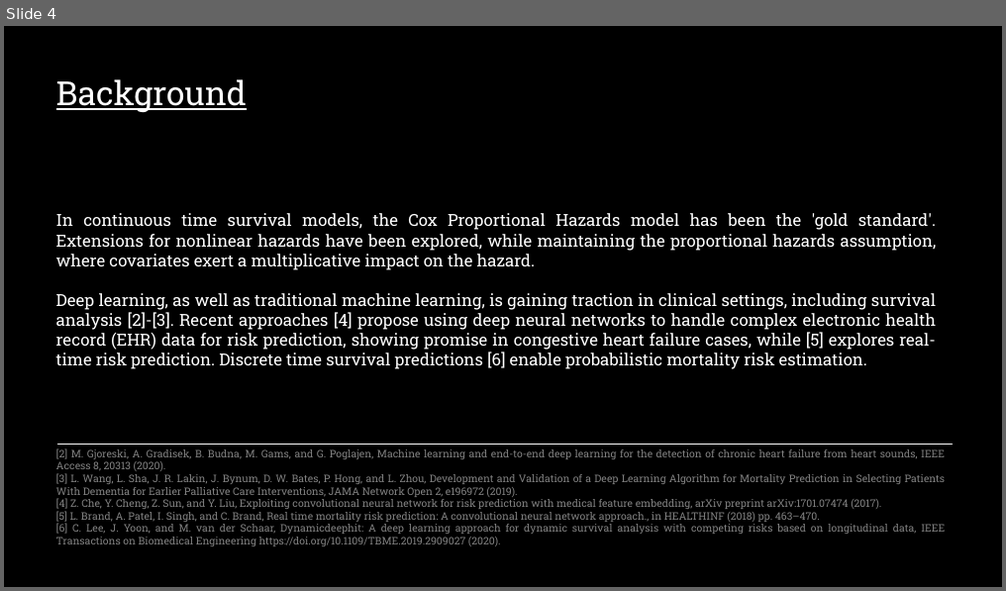
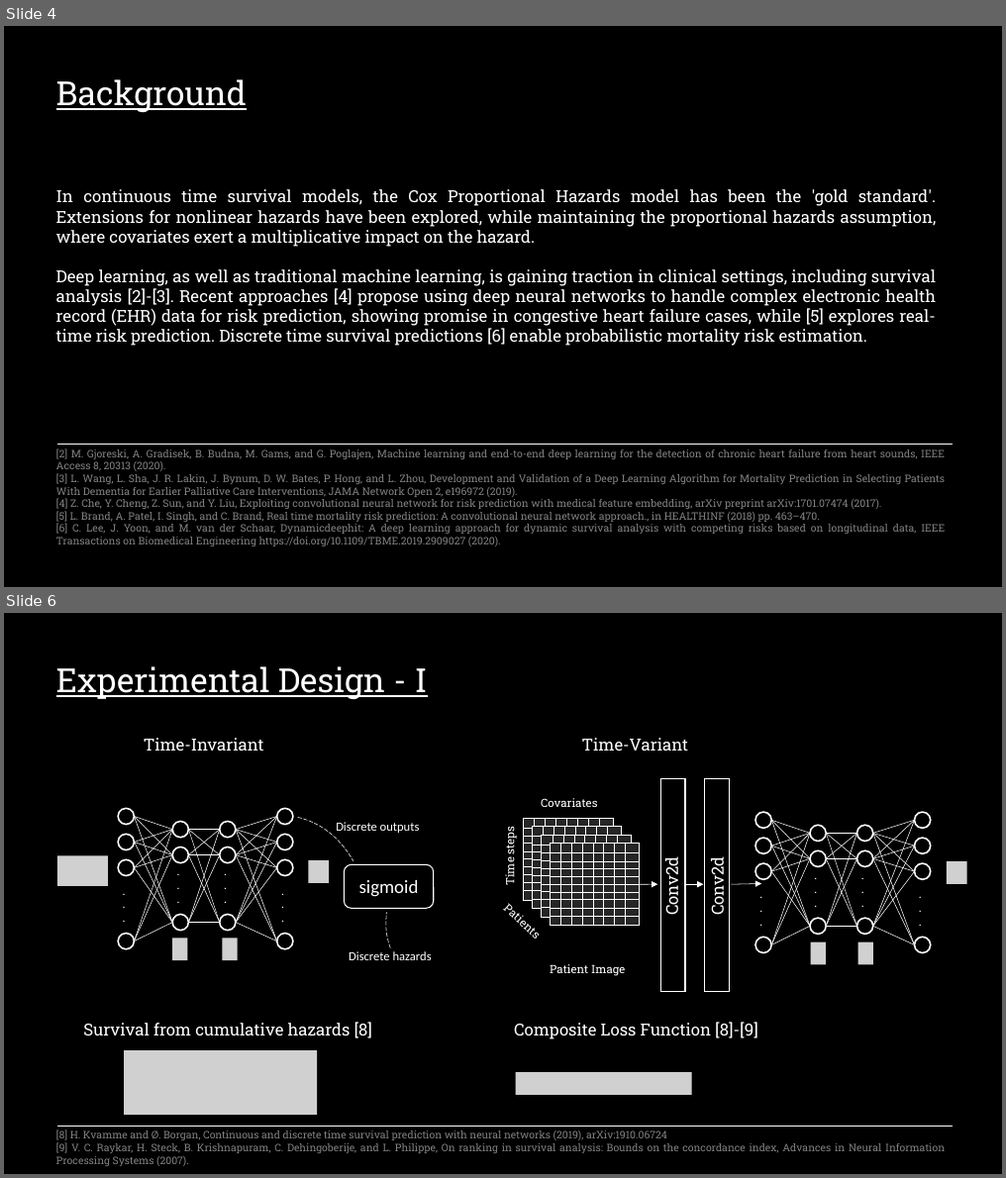
Before and after one commit to sourasen1011/UoE_Research_Project_2023, a slide deck: presentations/powerpoint_presentation/my_presentation.pptx. Shown one above the other, each under a label of ours: slide 4 before the commit, slides 4 and 6 after it; the slides between them are not shown. The pictures are 1006x591 and 1006x1178 pixels, drawn with LibreOffice and Linux fonts; fonts in the diff are those of the drawing; grey boxes stand for pictures. Boxes give left, top, right and bottom in pixels: in the first picture for what was removed or moved away, otherwise in the second. Text is boxed around its words. In the diff, an @@ line names an element or a change of style, - is before the commit and + after.

```diff
--- a/presentations/powerpoint_presentation/my_presentation.pptx
+++ b/presentations/powerpoint_presentation/my_presentation.pptx
@@ slide 6 added at bbox=[4, 613, 1002, 1174], background #000000 @@
@@ text added at bbox=[56, 666, 428, 699], 32 pt, text #FFFFFF, underline @@
+Experimental Design - I
@@ text added at bbox=[144, 738, 264, 751], 16 pt, text #FFFFFF @@
+Time-Invariant
@@ text added at bbox=[582, 738, 689, 751], 16 pt, text #FFFFFF @@
+Time-Variant
@@ rectangle added at bbox=[660, 779, 685, 991], outline #FFFFFF 1 pt @@
@@ rectangle added at bbox=[705, 779, 730, 991], outline #FFFFFF 1 pt @@
@@ freeform shape added at bbox=[226, 794, 390, 965], outline #FFFFFF 0.5 pt dashed @@
@@ text added at bbox=[541, 798, 597, 807], 11 pt, text #FFFFFF @@
+Covariates
@@ text added at bbox=[336, 822, 420, 833], 12 pt, text #FFFFFF @@
+Discrete outputs
@@ freeform shape added at bbox=[369, 822, 506, 988], outline #FFFFFF 0.5 pt dashed @@
@@ text added at bbox=[502, 829, 517, 885], 11 pt, text #FFFFFF @@
+Time steps
@@ group added at bbox=[524, 818, 640, 926]: 64 lines, 4 rectangles @@
@@ group added at bbox=[57, 808, 329, 960]: 33 lines, 14 ellipses, 4 texts, 4 pictures @@
+...
+...
+...
+...
@@ rounded rectangle added at bbox=[344, 864, 434, 908], outline #FFFFFF 1 pt, 18 pt, text #FFFFFF @@
+sigmoid
@@ text added at bbox=[464, 867, 580, 976], 11 pt, text #FFFFFF @@
+Patients
@@ text added at bbox=[660, 862, 682, 915], 16 pt, text #FFFFFF @@
+Conv2d
@@ text added at bbox=[706, 862, 728, 915], 16 pt, text #FFFFFF @@
+Conv2d
@@ group added at bbox=[755, 812, 966, 964]: 33 lines, 14 ellipses, 4 texts, 3 pictures @@
+...
+...
+...
+...
@@ arrow added from (640, 884) to (657, 884), #FFFFFF 0.5 pt @@
@@ arrow added from (685, 884) to (703, 884), #FFFFFF 0.5 pt @@
@@ arrow added from (731, 884) to (761, 884), #FFFFFF 0.5 pt @@
@@ text added at bbox=[349, 952, 432, 960], 12 pt, text #FFFFFF @@
+Discrete hazards
@@ text added at bbox=[549, 964, 625, 976], 11 pt, text #FFFFFF @@
+Patient Image
@@ text added at bbox=[83, 1022, 372, 1039], 16 pt, text #FFFFFF @@
+Survival from cumulative hazards [8]
@@ text added at bbox=[514, 1022, 758, 1040], 16 pt, text #FFFFFF @@
+Composite Loss Function [8]-[9]
@@ picture added at bbox=[124, 1051, 317, 1115] @@
@@ picture added at bbox=[516, 1072, 692, 1095] @@
@@ text added at bbox=[56, 1130, 944, 1166], 10 pt, text #808080 @@
+[8] H. Kvamme and Ø. Borgan, Continuous and discrete time survival prediction with neural networks (2019), arXiv:1910.06724
+[9] V. C. Raykar, H. Steck, B. Krishnapuram, C. Dehingoberije, and L. Philippe, On ranking in survival analysis: Bounds on the concordance index, Advances in Neural Information Processing Systems (2007).
@@ line added from (57, 1127) to (952, 1127), #FFFFFF 0.5 pt @@
@@ slide 4 changed as well @@
@@ background #FFFFFF to #000000 @@
@@ rectangle removed at bbox=[4, 26, 1002, 587] @@
@@ text "In continuous time survival models, ...": place and size @@
-text "In continuous time survival models, ..." at bbox=[56, 213, 937, 370]
+text "In continuous time survival models, ..." at bbox=[56, 189, 937, 346]
```
Also in this commit, not shown: 6 other slides changed, 6 other slides added, 2 slides removed, 4 other files.
